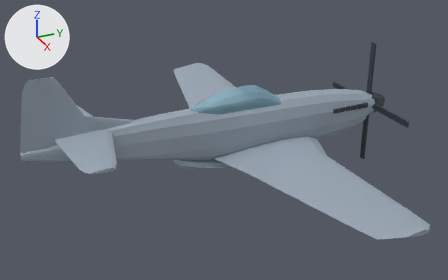
What one commit did to the glTF model public/models/p51d.glb.
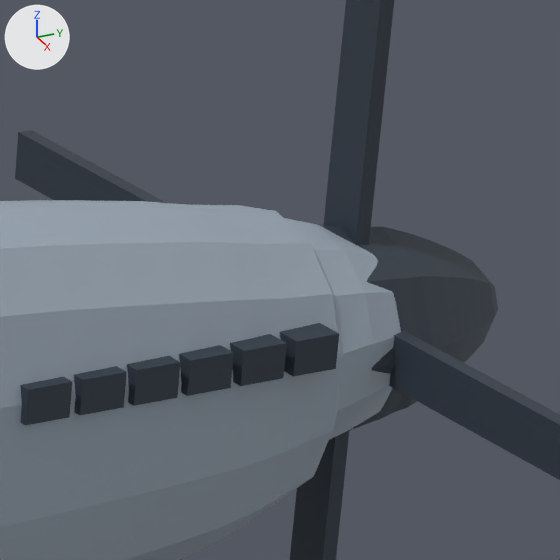
The first picture shows the older version from a camera (50 mm lens) standing at (13.07, -7.44, 6.23) and looking at (0.14, -1.62, -0.24). The close-ups show the older and then the newer version on the part from 74% to 88% of the width and 24% to 46% of the height of that picture. Only the edits that show in the close-ups are written down. The lights are fixed; the arrows at upper left show +X, +Y and +Z. Where no turn or scale is listed for an object, it has been applied to the vertices. Vertices at exactly the same position are counted once.

The scene before the commit, as lines of its bpy script (objects in view):
```python
me_mesh_0 = bpy.data.meshes.new('Mesh_0')
me_mesh_0.from_pydata(...)  # 699 vertices, 1358 faces; spans x -0.42..0.42, y -6.46..2.83, z -0.8..0.68
me_mesh_0.materials.append(mat_p51_body)  # grey #9aa7b4
me_mesh_10 = bpy.data.meshes.new('Mesh_10')
me_mesh_10.from_pydata(...)  # a box spanning x -0.05..0.05, y -0.075..0.075, z -0.055..0.055
me_mesh_10.materials.append(mat_p51_accent)  # dark blue #2f3a46
me_mesh_16 = bpy.data.meshes.new('Mesh_16')
me_mesh_16.from_pydata(...)  # a box spanning x -0.05..0.05, y -0.075..0.075, z -0.055..0.055
me_mesh_16.materials.append(mat_p51_accent)  # dark blue #2f3a46
ob_mesh_0 = bpy.data.objects.new('Mesh_0', me_mesh_0)
ob_mesh_0.location = (0.0, 0.0, 0.0)
ob_mesh_10 = bpy.data.objects.new('Mesh_10', me_mesh_10)
ob_mesh_10.location = (0.38, 2.05, 0.13)
ob_mesh_16 = bpy.data.objects.new('Mesh_16', me_mesh_16)
ob_mesh_16.location = (0.38, 1.495, 0.13)
# also in view: 'P51_Prop.003' at (0.96, 2.82, 0.01); 'Mesh_14' at (0.38, 1.68, 0.13); 'Mesh_8' at (0.38, 2.23, 0.13); 'P51_Prop' at (0.0, 2.82, 0.97); 'Spinner' at (0.0, 3.05, 0.01)
```
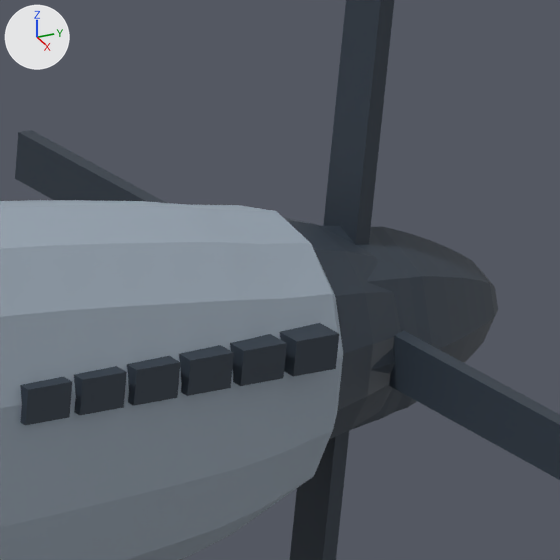
The edits, one by one:
me_mesh_0 has 699 vertices, 1358 faces and spans x -0.42..0.42, y -6.46..2.83, z -0.8..0.68.
me_mesh_0 is used by ob_mesh_0; location (0.0, 0.0, 0.0).
me_mesh_0 part 1: 96 faces spanning x -0.36..0.36, y 2.58..2.83, z -0.34..0.38 switch from mat_p51_body (grey #9aa7b4) to mat_p51_accent (dark blue #2f3a46).

Boxes [x1, y1, x2, y2] around the edits, measured in the close-ups (560 x 560 px):
part 1 of me_mesh_0, recoloured (darker): [284, 218, 401, 440] in both
